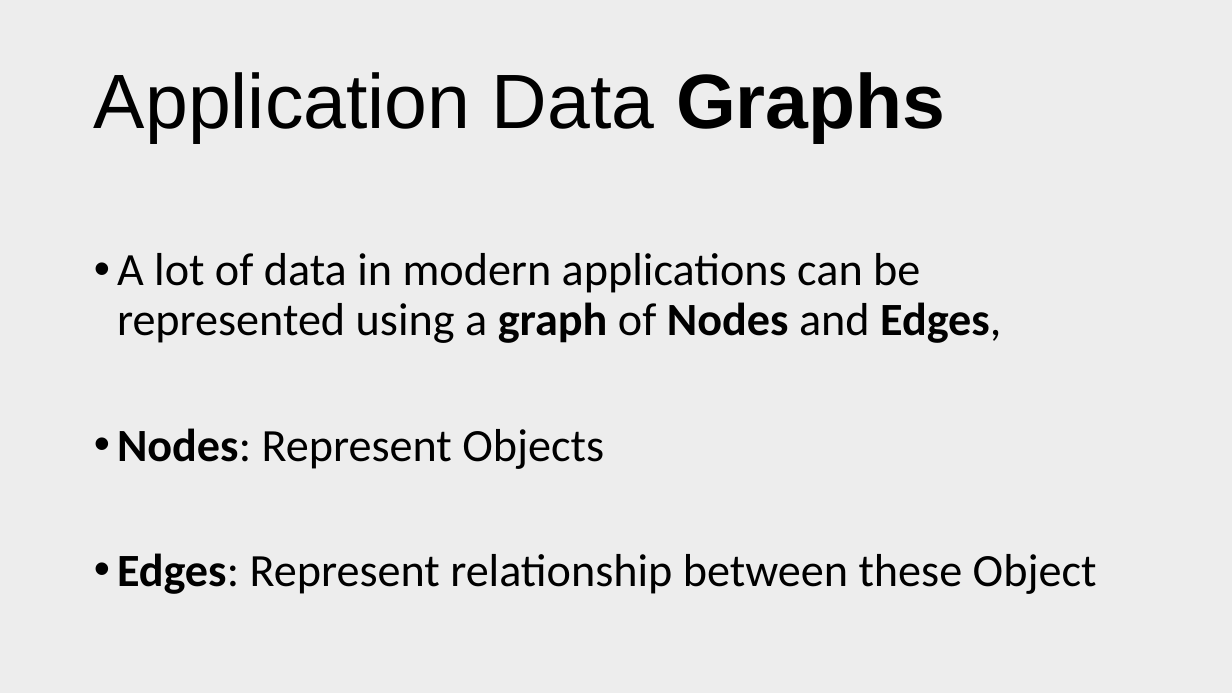
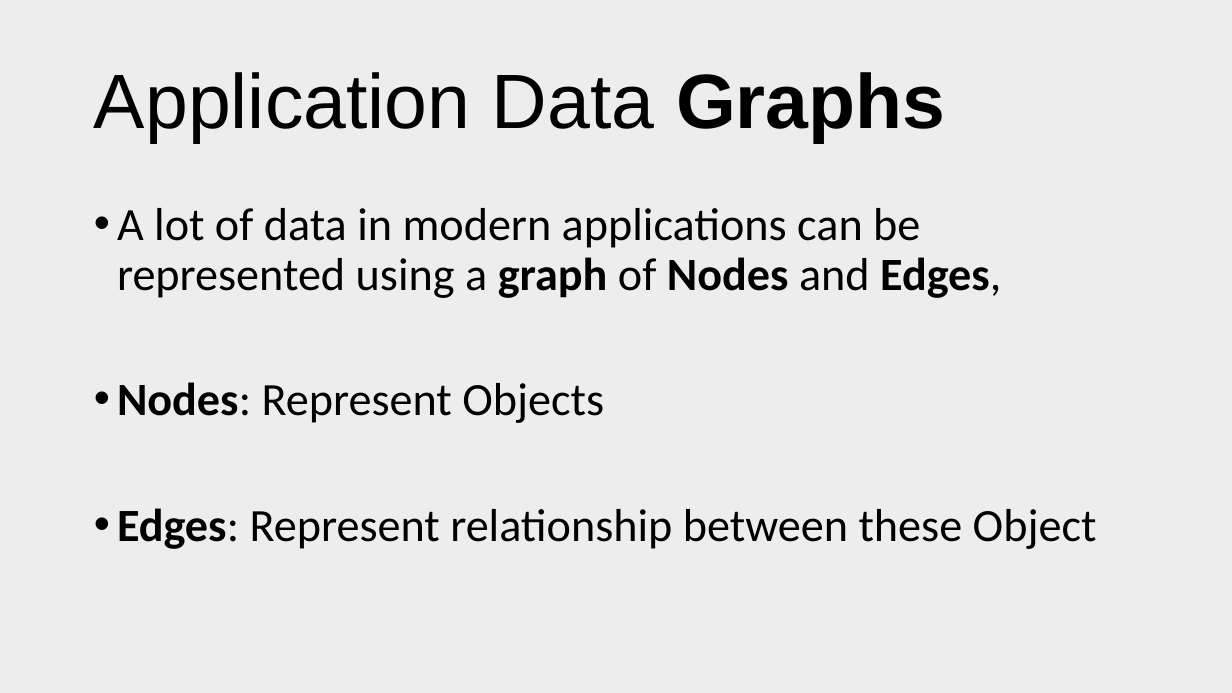
Before and after one commit to patelg123/graphql-presentation, a slide deck: slide 6 of current.pptx (slide 5 before the commit). Drawn at 1232x693 pixels with LibreOffice and Linux fonts; fonts in the diff are those of the drawing. Boxes give left, top, right and bottom in pixels: in the first picture for what was removed or moved away, otherwise in the second. Text is boxed around its words. In the diff, an @@ line names an element or a change of style, - is before the commit and + after.

```diff
--- a/current.pptx
+++ b/current.pptx
@@ text "A lot of data in ...": place and size @@
-text "A lot of data in ..." at <box>117,253,1097,594</box>
+text "A lot of data in ..." at <box>117,208,1097,549</box>
```
Also in this commit, not shown: 2 other slides changed, 2 slides added, 1 slide removed.
